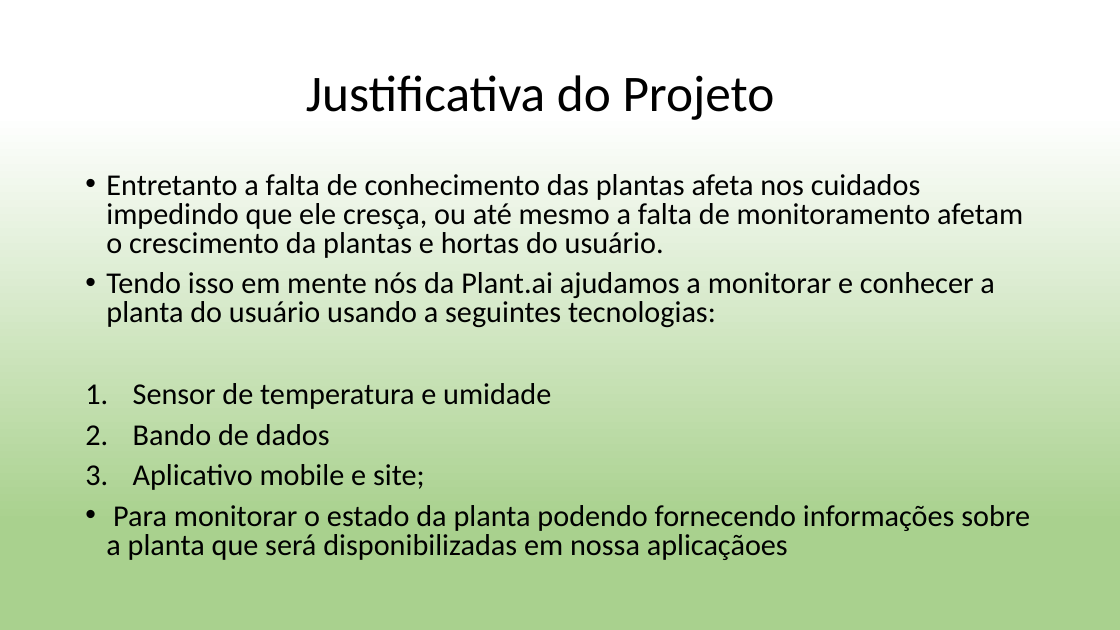
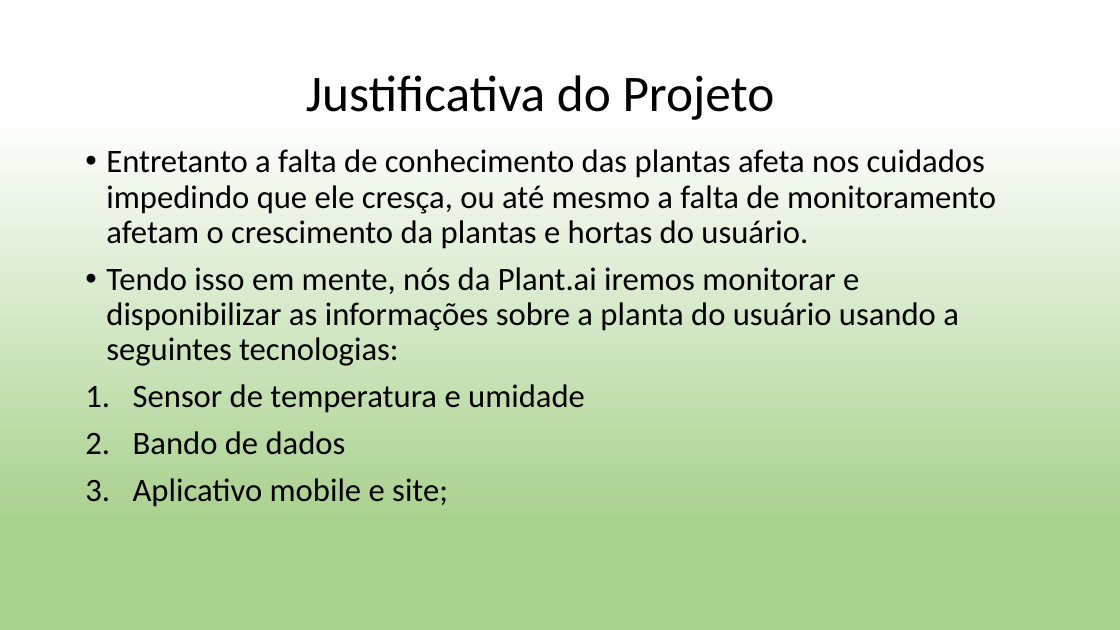
Before and after one commit to carinadidomenico/Plant.ai, a slide deck: slide 4 of Documentação/Apresentação- Plant.ai-2s.pptx. Drawn at 1120x630 pixels with LibreOffice and Linux fonts; fonts in the diff are those of the drawing. Boxes give left, top, right and bottom in pixels: in the first picture for what was removed or moved away, otherwise in the second. Text is boxed around its words. In the diff, an @@ line names an element or a change of style, - is before the commit and + after.

```diff
--- a/Documentação/Apresentação- Plant.ai-2s.pptx
+++ b/Documentação/Apresentação- Plant.ai-2s.pptx
@@ text "Entretanto a falta de conhecimento ...": place and size @@
-text "Entretanto a falta de conhecimento ..." at [106,174,1030,560]
+text "Entretanto a falta de conhecimento ..." at [106,149,996,507]
@@ text at [106,149,996,507]: size 25.9 to 28 pt in "Entretanto a falta de conhecimento das plantas ...", "Sensor de temperatura e umidade", "Bando de dados", "Aplicativo mobile e site;"; line spacing 0.8 to 0.9 @@
@@ text at [106,267,959,366]: text changed; size 25.9 to 28 pt @@
-• Tendo isso em mente nós da Plant.ai ajudamos a monitorar e conhecer a planta do usuário usando a seguintes tecnologias:
+• Tendo isso em mente, nós da Plant.ai iremos monitorar e disponibilizar as informações sobre a planta do usuário usando a seguintes tecnologias:
@@ text at [106,505,1030,560]: paragraph removed @@
-• Para monitorar o estado da planta podendo fornecendo informações sobre a planta que será disponibilizadas em nossa aplicaçãoes
```
Also in this commit, not shown: 4 slides added.
